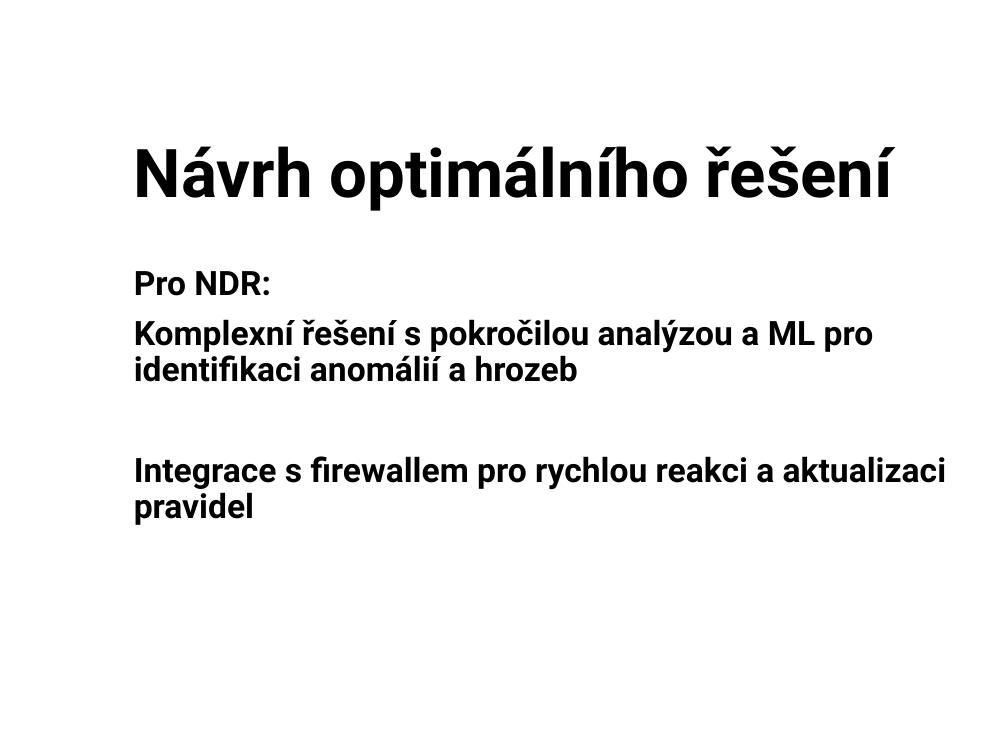
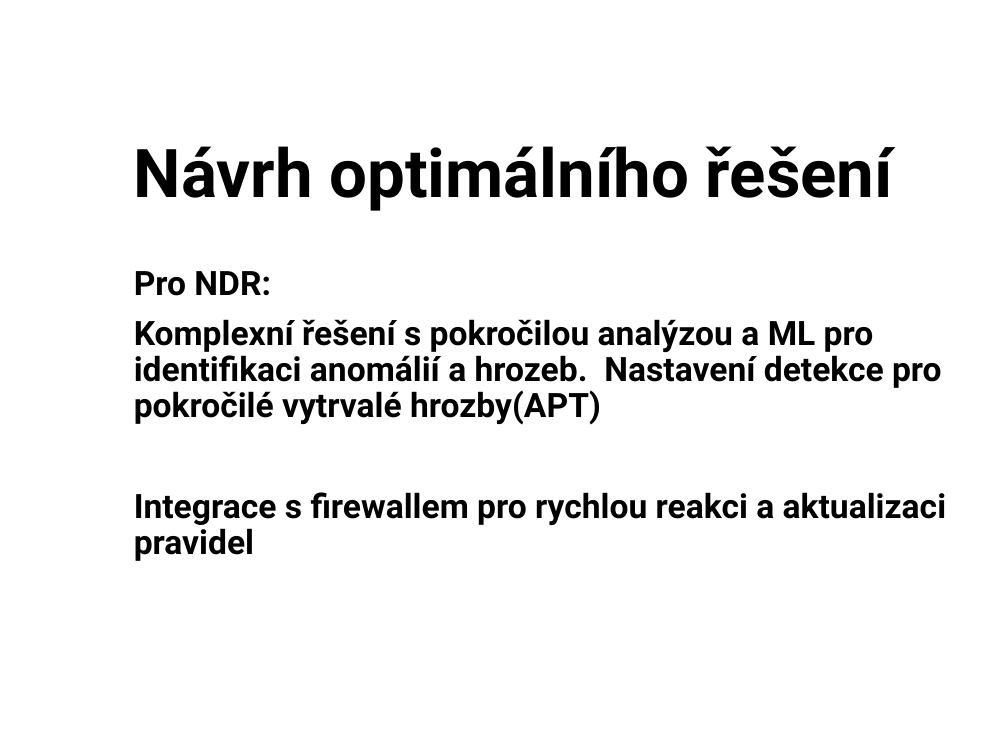
Before and after one commit to zimice/pr5_ndr, a slide deck: slide 12 of kochanek_ndr_prezentace.pptx. Drawn at 1008x756 pixels with LibreOffice and Linux fonts; fonts in the diff are those of the drawing; background and template pictures are left out. Boxes give left, top, right and bottom in pixels: in the first picture for what was removed or moved away, otherwise in the second. Text is boxed around its words. In the diff, an @@ line names an element or a change of style, - is before the commit and + after.

```diff
--- a/kochanek_ndr_prezentace.pptx
+++ b/kochanek_ndr_prezentace.pptx
@@ subtitle at (134, 319, 942, 425): text changed @@
-Komplexní řešení s pokročilou analýzou a ML pro identifikaci anomálií a hrozeb
+Komplexní řešení s pokročilou analýzou a ML pro identifikaci anomálií a hrozeb. Nastavení detekce pro pokročilé vytrvalé hrozby(APT)
```
Also in this commit, not shown: 2 other slides changed, 1 slide added.
